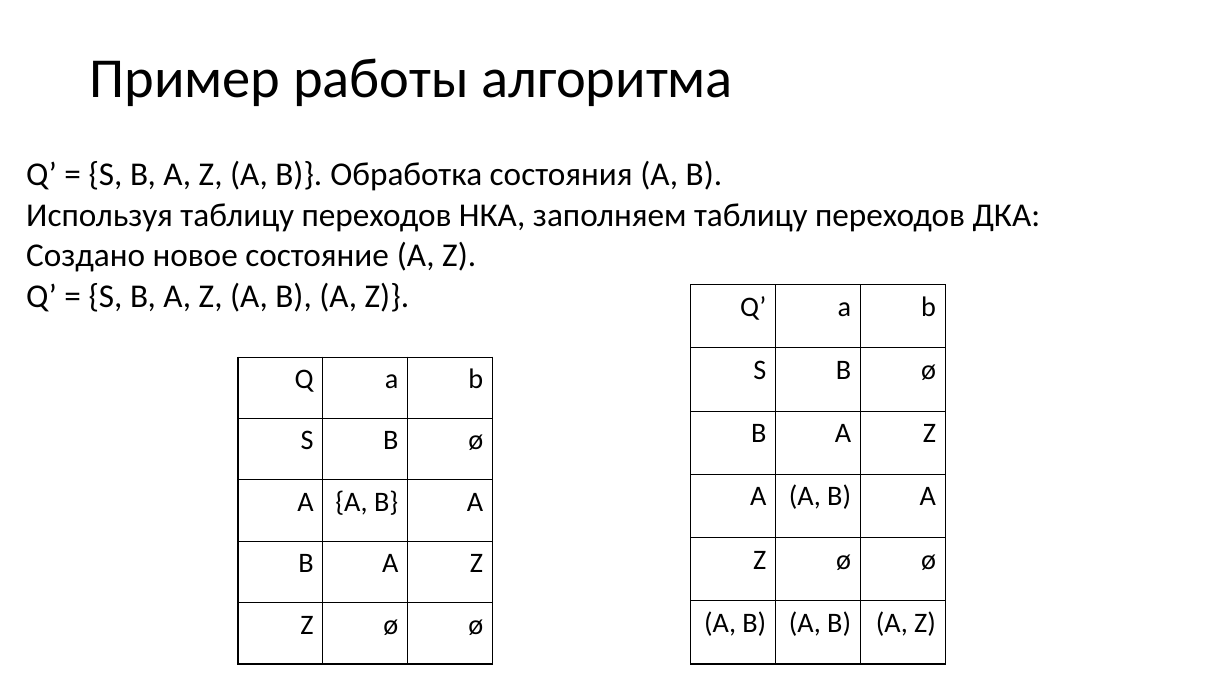
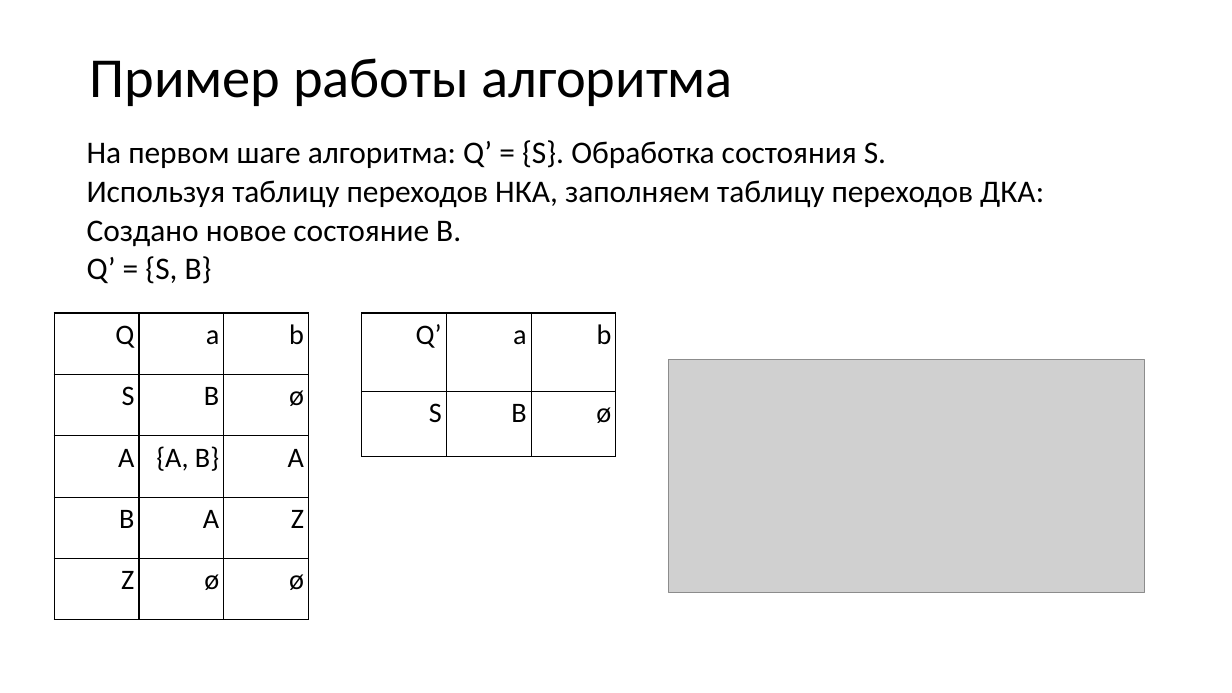
Before and after one commit to goddamnteam/korzun, a slide deck: slide 13 of task4.pptx (slide 17 before the commit). Drawn at 1232x693 pixels with LibreOffice and Linux fonts; fonts in the diff are those of the drawing; grey boxes stand for pictures. Boxes give left, top, right and bottom in pixels: in the first picture for what was removed or moved away, otherwise in the second. Text is boxed around its words. In the diff, an @@ line names an element or a change of style, - is before the commit and + after.

```diff
--- a/task4.pptx
+++ b/task4.pptx
@@ text "На первом шаге алгоритма: Q’ ...": place and size @@
-text "На первом шаге алгоритма: Q’ ..." at (26,161,1041,312)
+text "На первом шаге алгоритма: Q’ ..." at (87,140,1044,284)
@@ text at (87,140,886,168): text changed; size 25.9 to 24.5 pt @@
-Q’ = {S, B, A, Z, (A, B)}. Обработка состояния (A, B).
+На первом шаге алгоритма: Q’ = {S}. Обработка состояния S.
@@ text at (87,180,1044,208): size 25.9 to 24.5 pt in "Используя таблицу переходов НКА, заполняем таблицу переходов ..."; line spacing 0.7 to 0.72; less space between paragraphs @@
@@ text at (87,220,461,284): text changed; size 25.9 to 24.5 pt @@
-Создано новое состояние (A, Z).
-Q’ = {S, B, A, Z, (A, B), (A, Z)}.
+Создано новое состояние B.
+Q’ = {S, B}
@@ table removed at (691,285,946,665), 6 rows, 3 columns @@
-Q’ | a | b
-S | B | ø
-B | A | Z
-A | (A, B) | A
-Z | ø | ø
-(A, B) | (A, B) | (A, Z)
@@ table: place and size @@
-table at (238,357,494,664)
+table at (55,313,310,620)
@@ table added at (361,313,616,457), 2 rows, 3 columns @@
+Q’ | a | b
+S | B | ø
@@ picture added at (669,360,1144,592) @@
```
Also in this commit, not shown: 15 other slides changed, 1 slide added.
